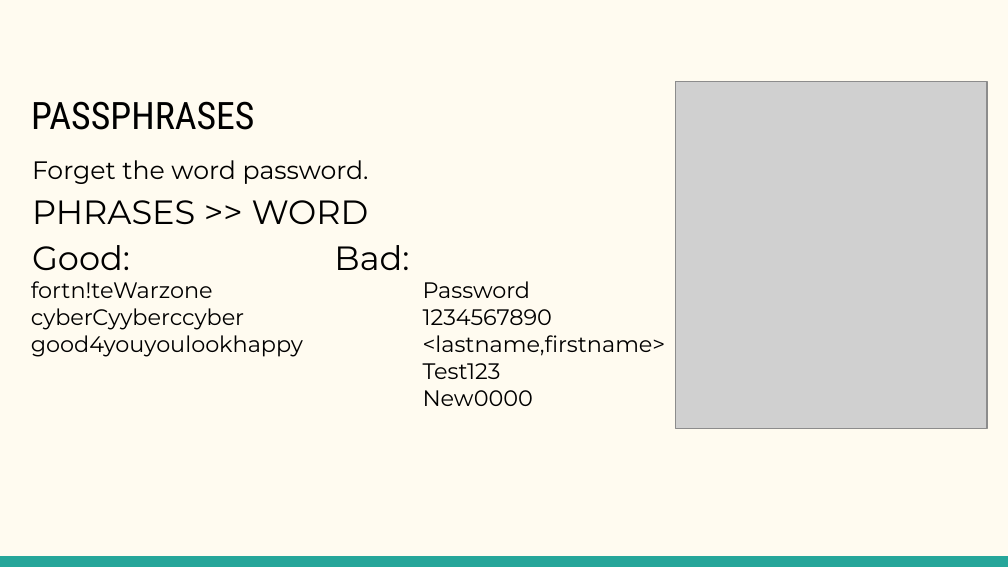
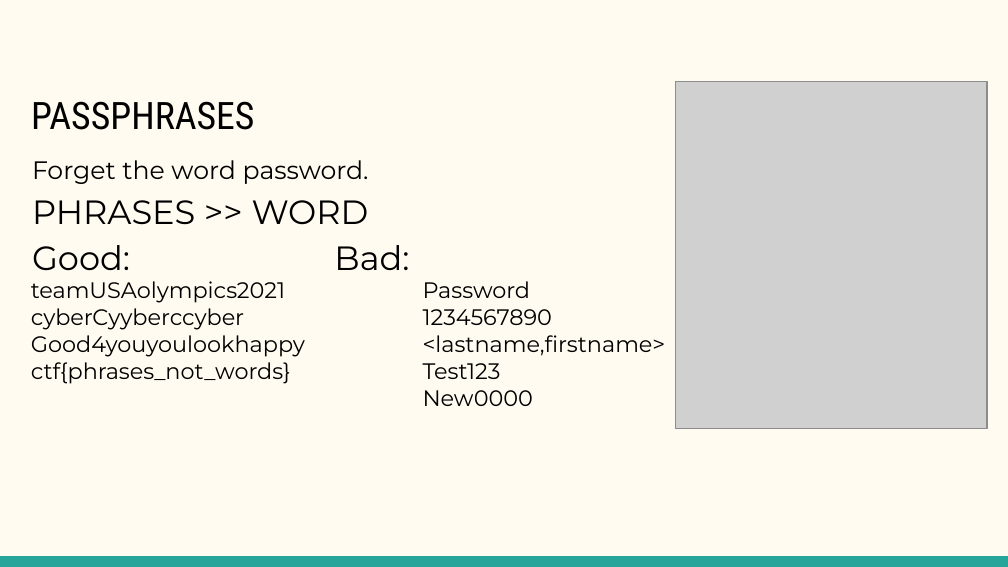
Before and after one commit to cioaonk/Presentations, a slide deck: slide 3 of GCC-OnlineSafety.pptx. Drawn at 1008x567 pixels with LibreOffice and Linux fonts; fonts in the diff are those of the drawing; grey boxes stand for pictures; background and template pictures are left out. Boxes give left, top, right and bottom in pixels: in the first picture for what was removed or moved away, otherwise in the second. Text is boxed around its words. In the diff, an @@ line names an element or a change of style, - is before the commit and + after.

```diff
--- a/GCC-OnlineSafety.pptx
+++ b/GCC-OnlineSafety.pptx
@@ text at [31, 281, 285, 303]: text changed @@
-fortn!teWarzone
+teamUSAolympics2021
@@ text at [31, 335, 305, 384]: text changed @@
-good4youyoulookhappy
+Good4youyoulookhappy
+ctf{phrases_not_words}
```
Also in this commit, not shown: 3 other slides changed, 3 slides added.
